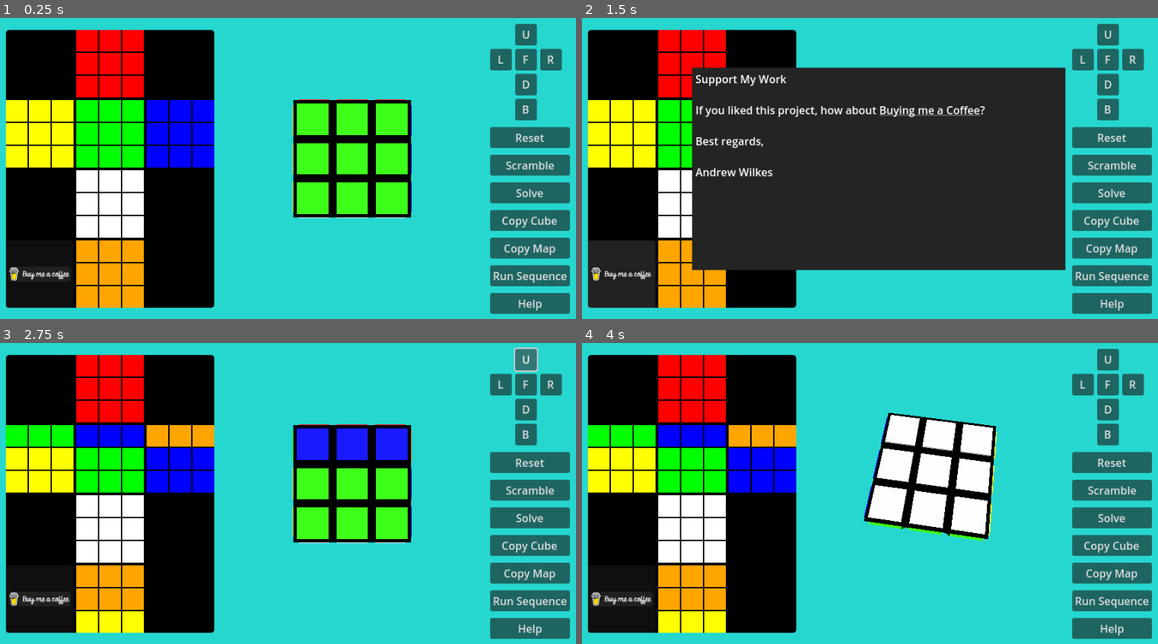
Above: before the commit, frames 1-4 (two rows, left to right).
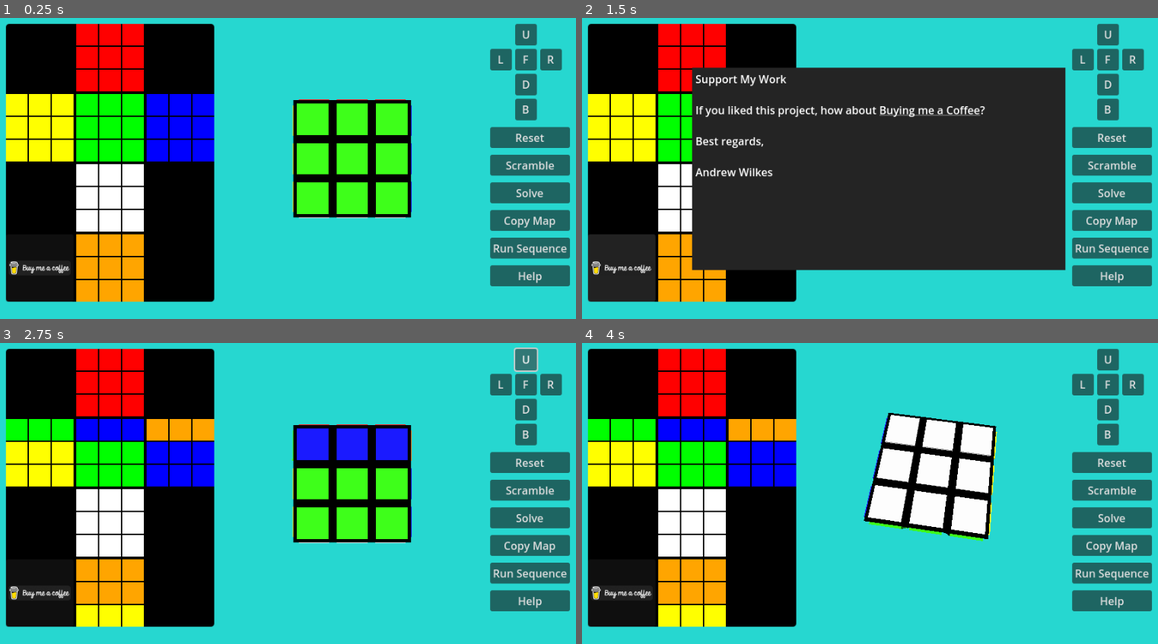
Above: after the commit, the same moments.

Repository: andrew-wilkes/cubic
Game: Godot game, scene res://scenes/main.tscn
The game is run twice, just before and just after one commit, with the same random seed, the same clock (stepped at 60 frames per second) and the same inputs.
Inputs (mouse positions are in pixels of both pictures, inside the frame that each line leads up to; where the layout moved, square brackets give the same spot in the first picture):
- Up to frame 1 (0.25 s): no input
- Up to frame 2 (1.5 s): click (1111, 219) at 0.5 s, where only the run before the commit has a clickable "Copy Cube"; click (622, 267) [622, 273] at 1.25 s
- Up to frame 3 (2.75 s): click "U" at 2 s
- Up to frame 4 (4 s): move the mouse to (1014, 478) at 2.77 s; hold Right 2.78-3.53 s; hold Shift 2.78-3.53 s; click (1014, 478) at 2.92 s; move the mouse to (754, 508) at 3.52 s; hold Down from 3.53 s (still down); tap Ctrl at 3.6 s

The runs differ from the first frame. In frame 1, 7.5% of the frame differs, in the area x 0-99%, y 1-99%; in frame 2, 5.9%; in frame 3, 8.1%; in frame 4, 8.1%.

Commit message:
Remove Copy Cube button

Diff:
--- a/scenes/main.gd
+++ b/scenes/main.gd
@@ -106,9 +106,6 @@
 				stop_solving()
 			else:
 				solve()
-		"CopyCube":
-			stop_solving()
-			copy_cube()
 		"CopyMap":
 			stop_solving()
 			bc.apply_map($C/ColorMap.get_data())
--- a/scenes/main.tscn
+++ b/scenes/main.tscn
@@ -135,10 +135,6 @@
 layout_mode = 2
 text = "Solve"
 
-[node name="CopyCube" type="Button" parent="C/UI"]
-layout_mode = 2
-text = "Copy Cube"
-
 [node name="CopyMap" type="Button" parent="C/UI"]
 layout_mode = 2
 text = "Copy Map"
Binary file changed: scenes/label.stylebox
Binary file added: scenes/popup.stylebox
